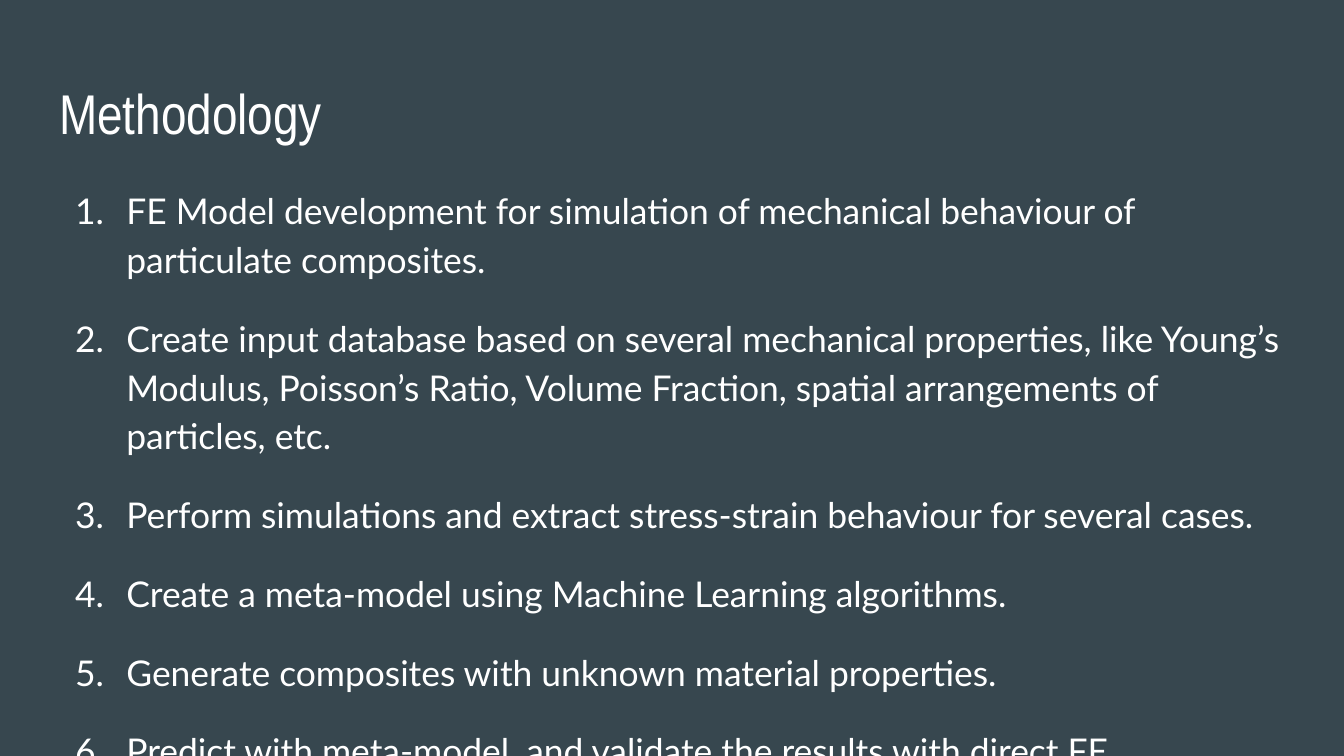
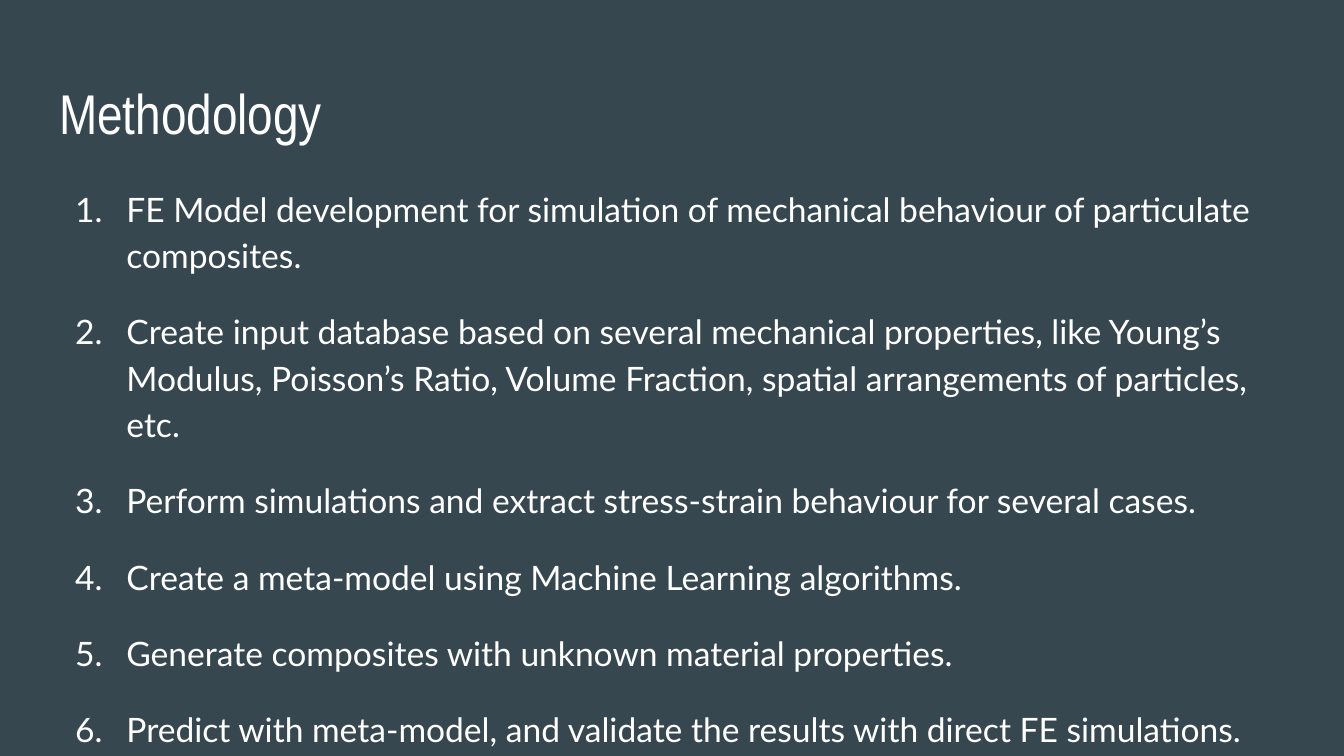
Before and after one commit to ranamihir/btp, a slide deck: slide 7 of End-Term Presentation (4-1).pptx. Drawn at 1344x756 pixels with LibreOffice and Linux fonts; fonts in the diff are those of the drawing. Boxes give left, top, right and bottom in pixels: in the first picture for what was removed or moved away, otherwise in the second. Text is boxed around its words. In the diff, an @@ line names an element or a change of style, - is before the commit and + after.

```diff
--- a/End-Term Presentation (4-1).pptx
+++ b/End-Term Presentation (4-1).pptx
@@ text "FE Model development for simulation ..." at (x1=126, y1=197, x2=1250, y2=747): size 19 to 18 pt @@
```
Also in this commit, not shown: 7 other slides changed, 3 slides added, 1 slide removed, 3 other files.
